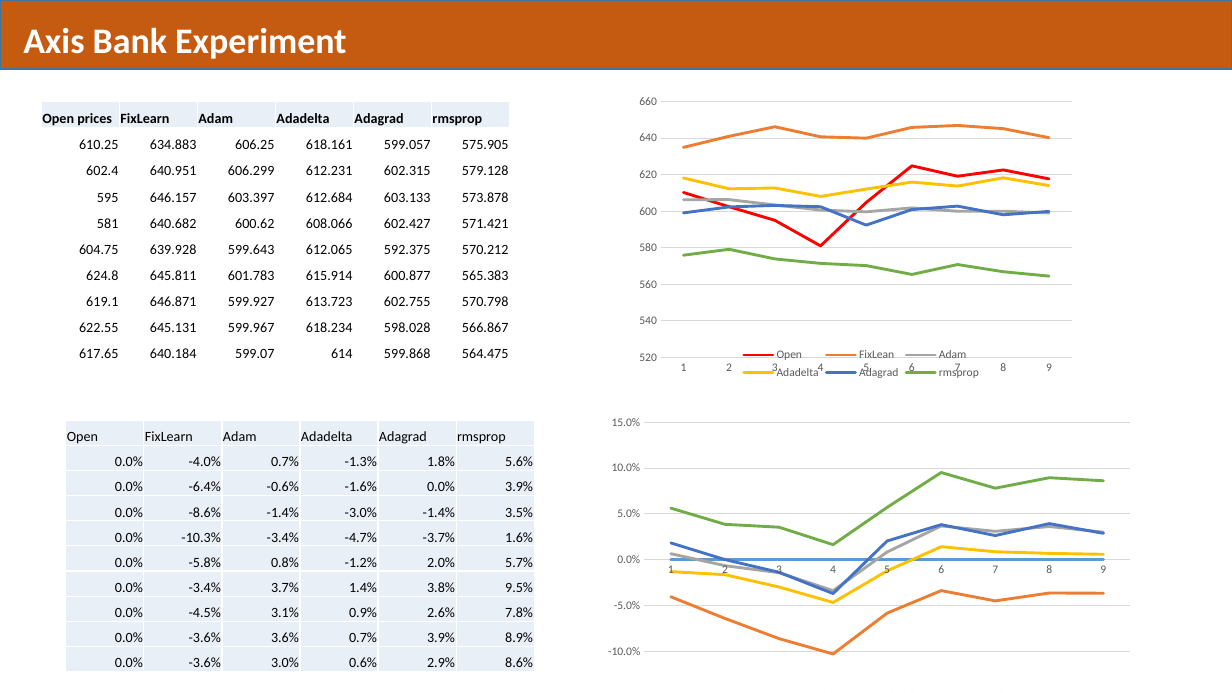
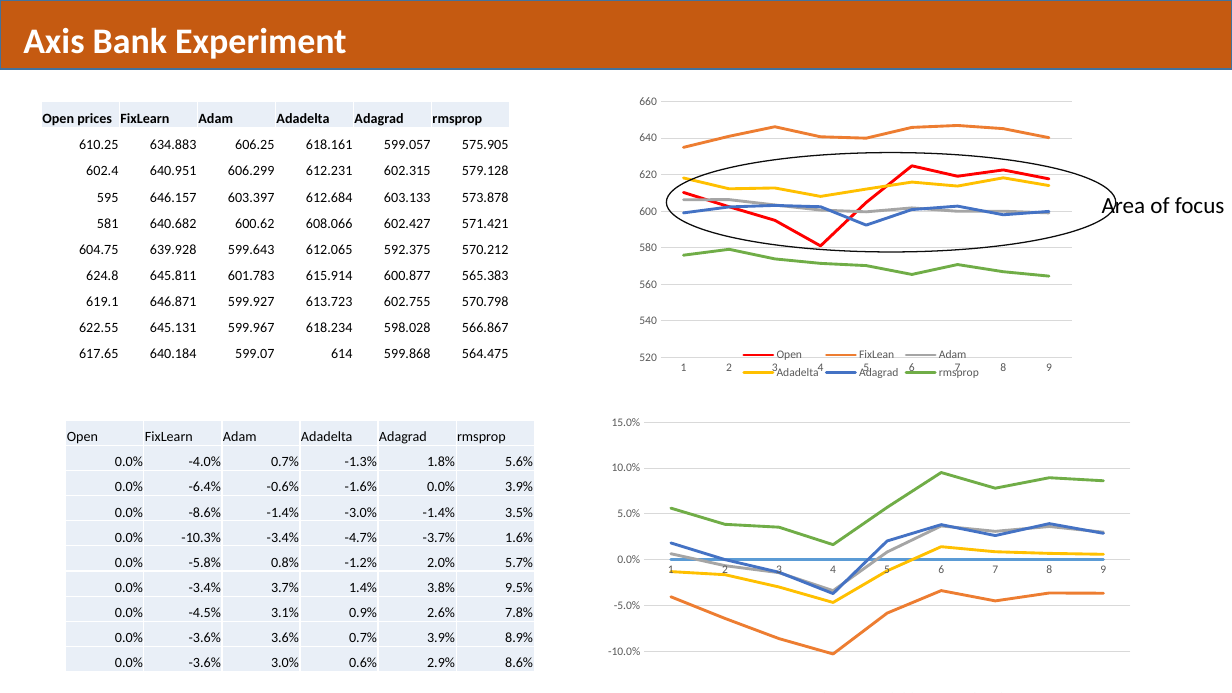
Before and after one commit to shashankbhor/experiments, a slide deck: slide 3 of AXISBank/Axis Experiment.pptx. Drawn at 1232x693 pixels with LibreOffice and Linux fonts; fonts in the diff are those of the drawing. Boxes give left, top, right and bottom in pixels: in the first picture for what was removed or moved away, otherwise in the second. Text is boxed around its words. In the diff, an @@ line names an element or a change of style, - is before the commit and + after.

```diff
--- a/AXISBank/Axis Experiment.pptx
+++ b/AXISBank/Axis Experiment.pptx
@@ ellipse added at [666, 152, 1116, 252], outline #0D0D0D 1 pt @@
@@ text added at [1102, 194, 1225, 220], 18 pt, text #000000 @@
+Area of focus
```
Also in this commit, not shown: 1 other slide changed, 3 slides added, 1 slide removed, 1 other file.
